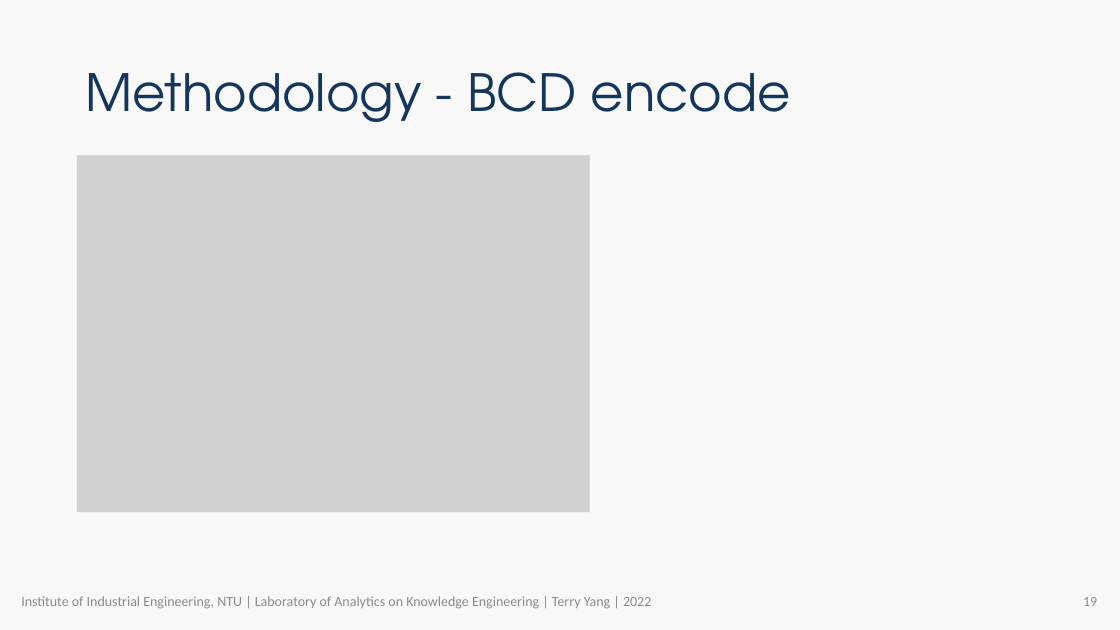
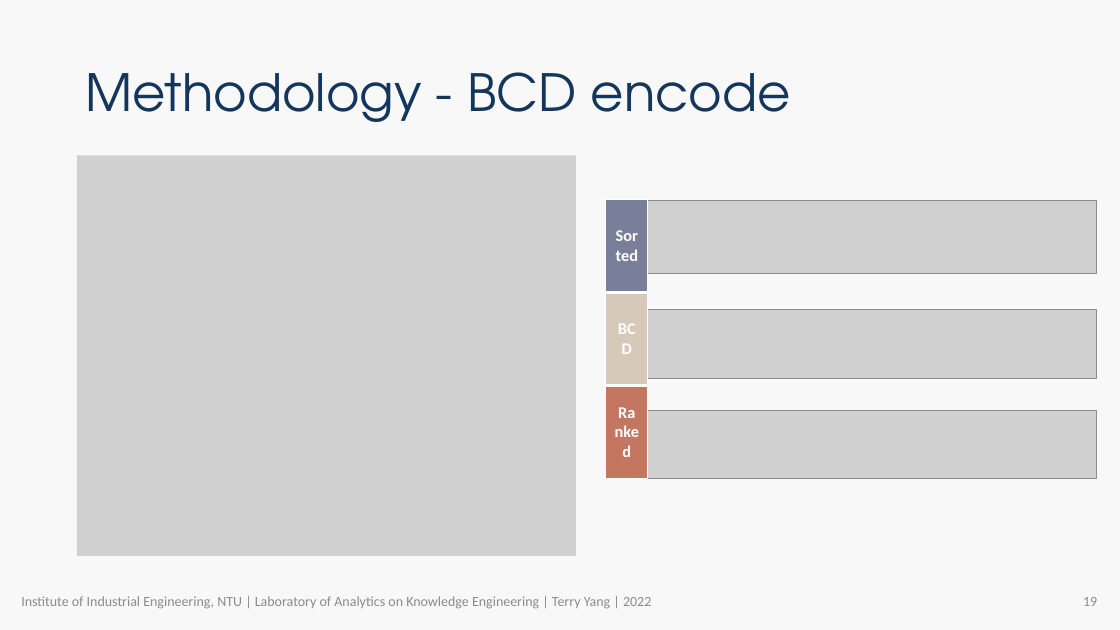
Before and after one commit to R64825/NTUIIE-Research, a slide deck: slide 19 of ppt/APIEMS TerryYang.pptx. Drawn at 1120x630 pixels with LibreOffice and Linux fonts; fonts in the diff are those of the drawing; grey boxes stand for pictures; background and template pictures are left out. Boxes give left, top, right and bottom in pixels: in the first picture for what was removed or moved away, otherwise in the second. Text is boxed around its words. In the diff, an @@ line names an element or a change of style, - is before the commit and + after.

```diff
--- a/ppt/APIEMS TerryYang.pptx
+++ b/ppt/APIEMS TerryYang.pptx
@@ picture: place and size @@
-picture at [77, 155, 590, 513]
+picture at [77, 155, 576, 556]
@@ table added at [606, 200, 648, 479], 3 rows, 1 columns @@
+Sorted
+BCD
+Ranked
@@ picture added at [634, 200, 1096, 273] @@
@@ picture added at [634, 310, 1096, 378] @@
@@ picture added at [634, 410, 1096, 479] @@
```
Also in this commit, not shown: 4 other slides changed, 2 slides added, 1 other file.
